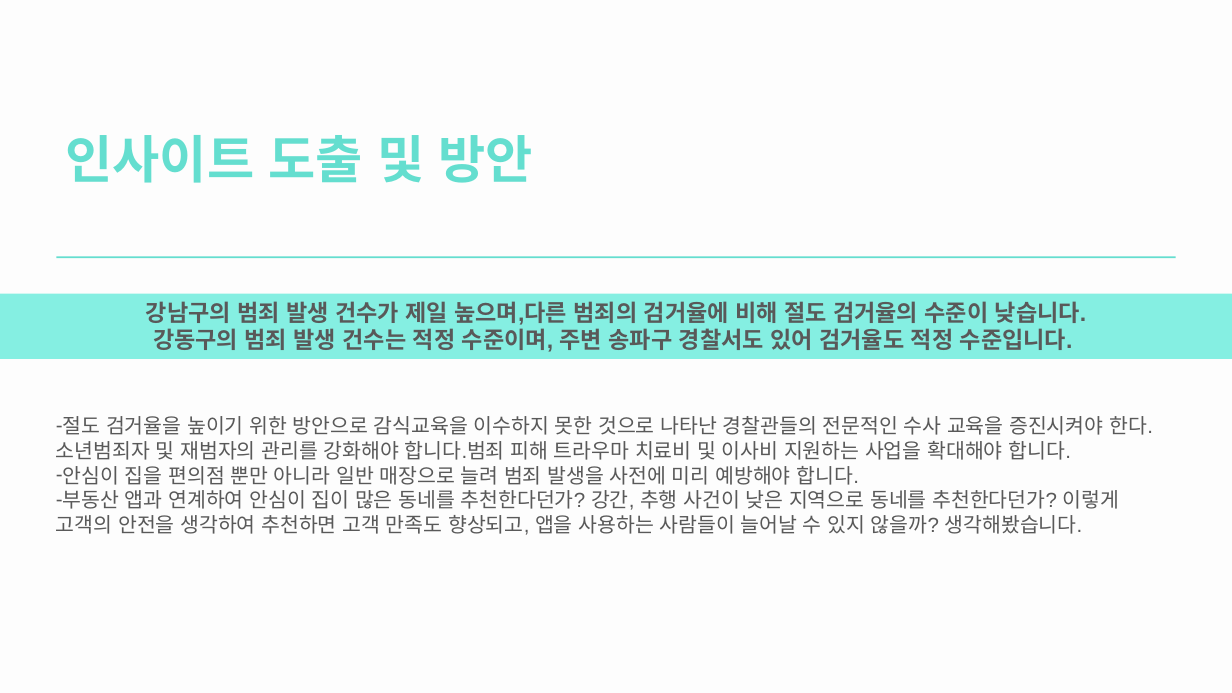
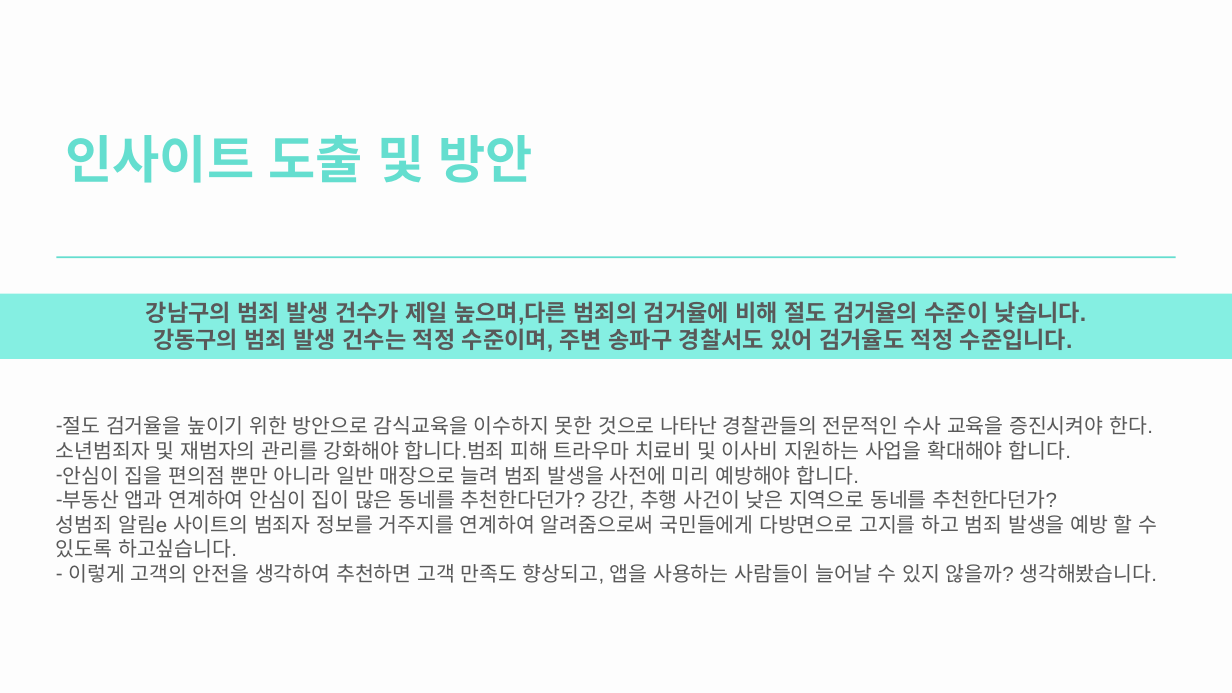
Before and after one commit to jisooyoon22/cw_data, a slide deck: slide 16 of 김가인/서울시범죄현황분석_[김가인].pptx. Drawn at 1232x693 pixels with LibreOffice and Linux fonts; fonts in the diff are those of the drawing; background and template pictures are left out. Boxes give left, top, right and bottom in pixels: in the first picture for what was removed or moved away, otherwise in the second. Text is boxed around its words. In the diff, an @@ line names an element or a change of style, - is before the commit and + after.

```diff
--- a/김가인/서울시범죄현황분석_[김가인].pptx
+++ b/김가인/서울시범죄현황분석_[김가인].pptx
@@ text at (x1=56, y1=490, x2=1157, y2=584): text changed @@
-– 부동산 앱과 연계하여 안심이 집이 많은 동네를 추천한다던가? 강간, 추행 사건이 낮은 지역으로 동네를 추천한다던가? 이렇게 고객의 안전을 생각하여 추천하면 고객 만족도 향상되고, 앱을 사용하는 사람들이 늘어날 수 있지 않을까? 생각해봤습니다.
+– 부동산 앱과 연계하여 안심이 집이 많은 동네를 추천한다던가? 강간, 추행 사건이 낮은 지역으로 동네를 추천한다던가?
+성범죄 알림e 사이트의 범죄자 정보를 거주지를 연계하여 알려줌으로써 국민들에게 다방면으로 고지를 하고 범죄 발생을 예방 할 수 있도록 하고싶습니다.
+– 이렇게 고객의 안전을 생각하여 추천하면 고객 만족도 향상되고, 앱을 사용하는 사람들이 늘어날 수 있지 않을까? 생각해봤습니다.
```
